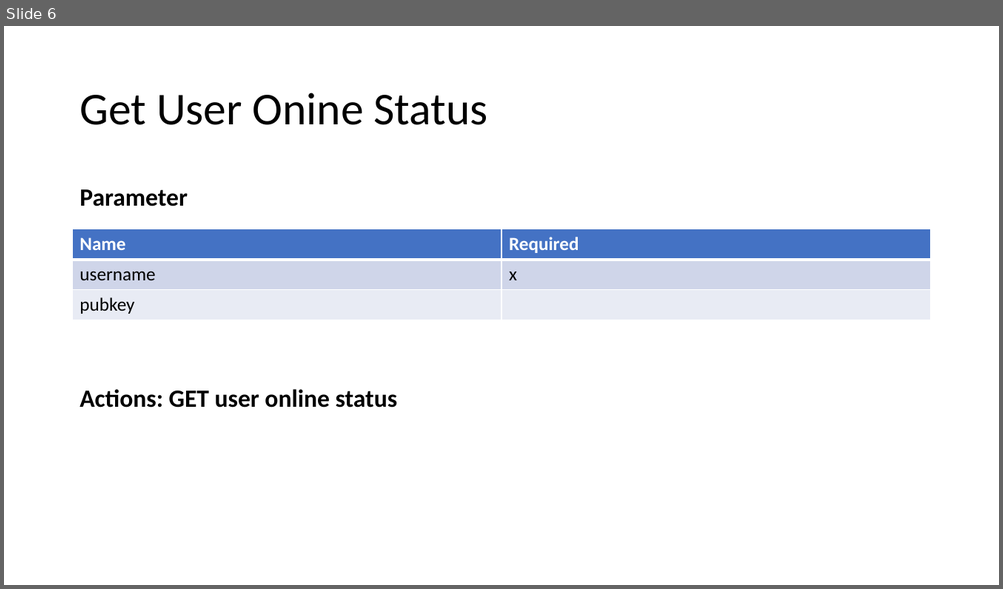
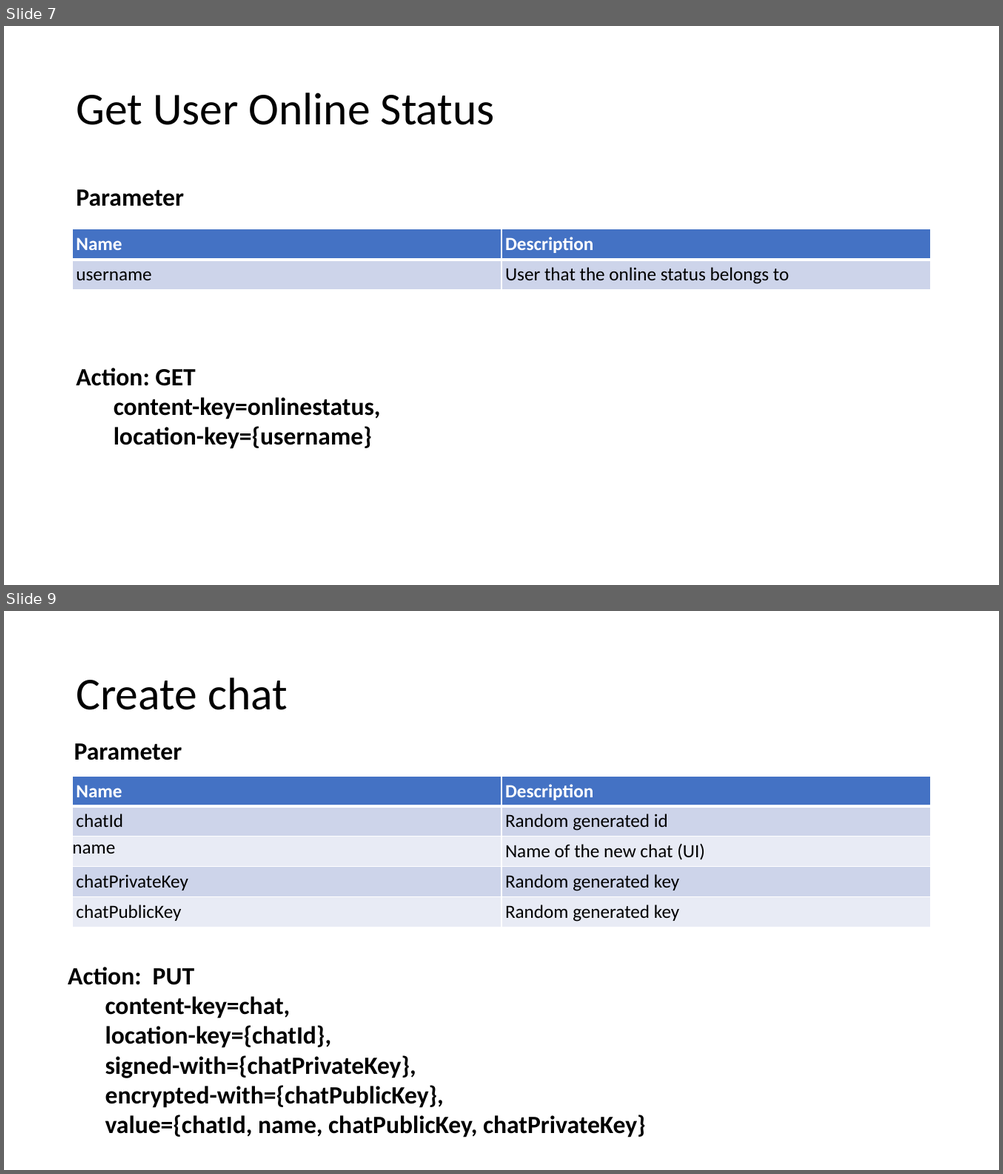
Before and after one commit to lexli8888/DSA-chat, a slide deck: presentation/Challenge Task HS 2018.pptx. Shown one above the other, each under a label of ours: slide 6 before the commit, slides 7 and 9 after it; the slides between them are not shown. The pictures are 1003x589 and 1003x1174 pixels, drawn with LibreOffice and Linux fonts; fonts in the diff are those of the drawing. Boxes give left, top, right and bottom in pixels: in the first picture for what was removed or moved away, otherwise in the second. Text is boxed around its words. In the diff, an @@ line names an element or a change of style, - is before the commit and + after.

```diff
--- a/presentation/Challenge Task HS 2018.pptx
+++ b/presentation/Challenge Task HS 2018.pptx
@@ slide 9 added at [4, 611, 999, 1170], background #FFFFFF @@
@@ title added at [76, 678, 287, 710], 44 pt, text #000000 @@
+Create chat
@@ text added at [74, 743, 182, 760], 24 pt, text #000000, bold @@
+Parameter
@@ table added at [73, 776, 930, 988], 5 rows, 2 columns @@
+Name | Description
+chatId | Random generated id
+name | Name of the new chat (UI)
+chatPrivateKey | Random generated key
+chatPublicKey | Random generated key
@@ text added at [68, 967, 646, 1138], 24 pt, text #000000, bold @@
+Action: PUT
+  content-key=chat,
+  location-key={chatId},
+  signed-with={chatPrivateKey},
+  encrypted-with={chatPublicKey},
+  value={chatId, name, chatPublicKey, chatPrivateKey}
@@ what was slide 6 is now slide 7 @@
@@ slide 7 changed as well @@
@@ title at [76, 93, 495, 125]: text changed @@
-Get User Onine Status
+Get User Online Status
@@ text "Parameter": place and size @@
-text "Parameter" at [79, 190, 188, 207]
+text "Parameter" at [76, 190, 184, 207]
@@ table at [73, 230, 930, 321] @@
-row 1: Name | Required
-row 2: username | x
-row 3: pubkey | 
+row 1: Name | Description
+row 2: username | User that the online status belongs to
@@ text added at [76, 368, 381, 449], 24 pt, text #000000, bold @@
+Action: GET
+  content-key=onlinestatus,
+  location-key={username}
@@ text removed at [79, 389, 398, 408] @@
-Actions: GET user online status
```
Also in this commit, not shown: 5 other slides changed, 7 other slides added, 7 slides removed.
